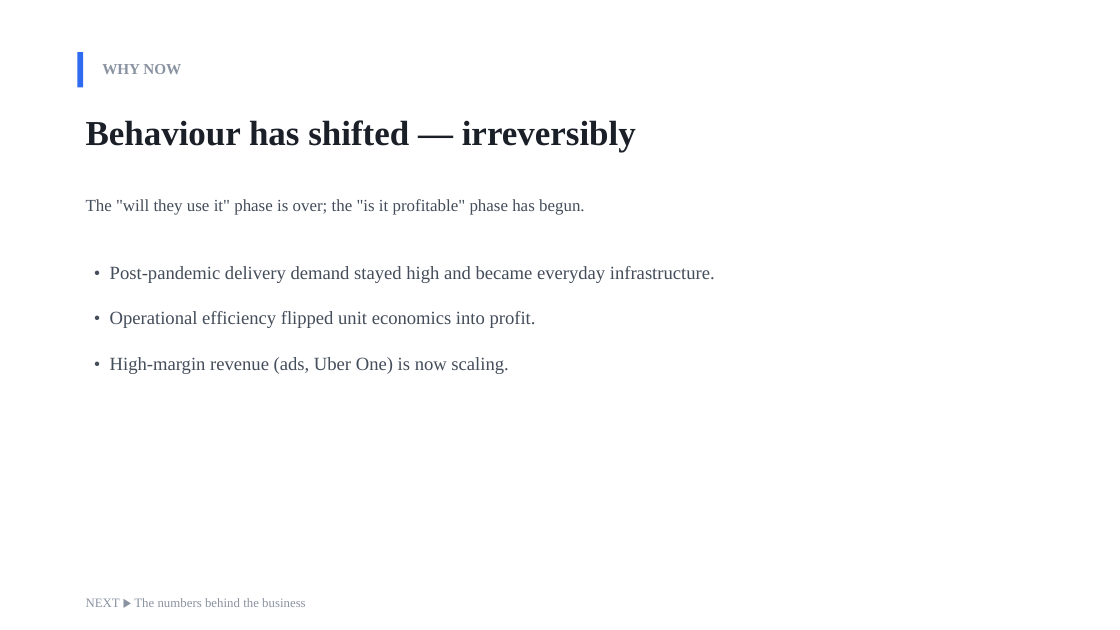
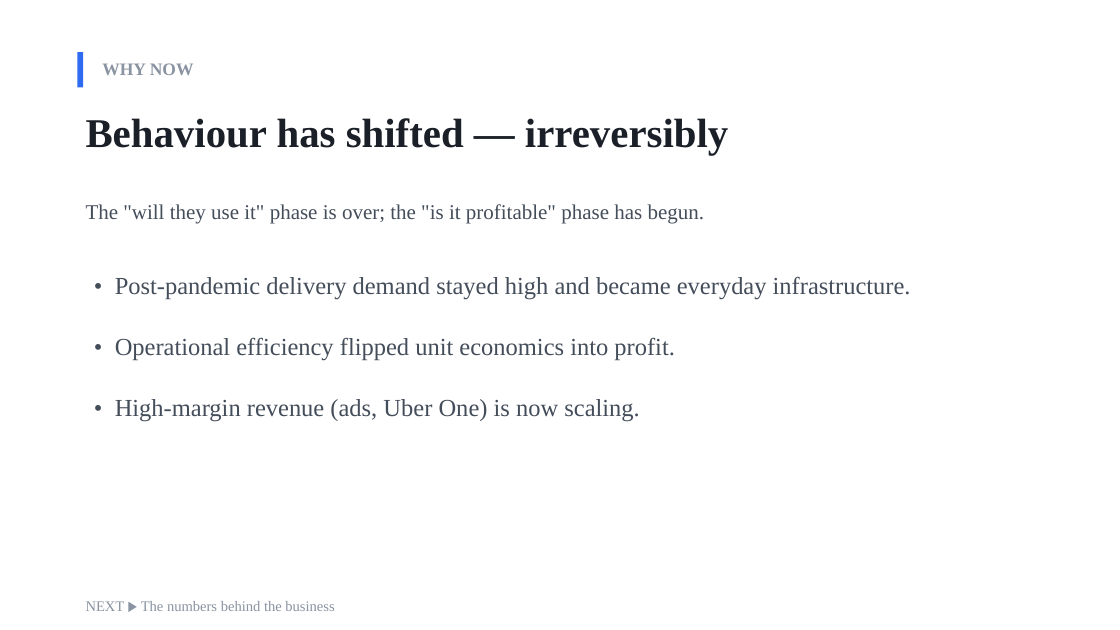
Before and after one commit to Kokidesu/Koki, a slide deck: slide 4 of projects/presentation-god/out/ubereats_modern_en.pptx. Drawn at 1120x630 pixels with LibreOffice and Linux fonts; fonts in the diff are those of the drawing. Boxes give left, top, right and bottom in pixels: in the first picture for what was removed or moved away, otherwise in the second. Text is boxed around its words. In the diff, an @@ line names an element or a change of style, - is before the commit and + after.

```diff
--- a/projects/presentation-god/out/ubereats_modern_en.pptx
+++ b/projects/presentation-god/out/ubereats_modern_en.pptx
@@ text "WHY NOW" at (102, 63, 194, 75): size 13 to 15 pt @@
@@ text "Behaviour has shifted — irreversibly" at (86, 118, 728, 156): size 30 to 35 pt; line spacing 1.1 to 1.08 @@
@@ text "The "will they use it" ..." at (86, 204, 705, 223): size 14.5 to 18 pt; line spacing 1.35 to 1.3 @@
@@ text "• Post-pandemic delivery demand stayed ...": place and size @@
-text "• Post-pandemic delivery demand stayed ..." at (110, 266, 715, 374)
+text "• Post-pandemic delivery demand stayed ..." at (115, 276, 911, 422)
@@ text "• Post-pandemic delivery demand stayed ..." at (115, 276, 911, 422): size 16 to 21 pt; more space between paragraphs @@
@@ text "NEXT ▶ The numbers behind ..." at (86, 601, 334, 611): size 11 to 12.5 pt @@
```
Also in this commit, not shown: 6 other slides changed, 21 other files.
